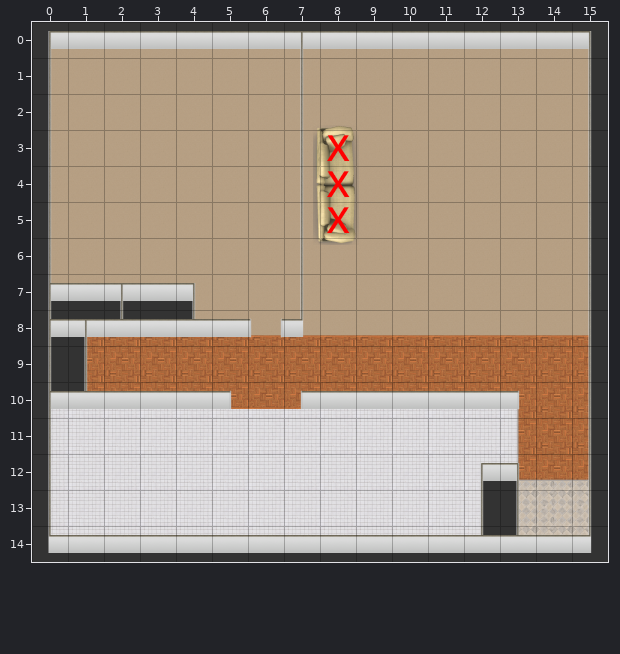
Two states of a Tiled map (JSON), ColonCase/ColonCaseGame/resources/campaigns/colon-case/levels/house-investigator.json. The picture above is the old version.
Cells are 128x128 px. Shown: x 0..15, y 0..14.
After:
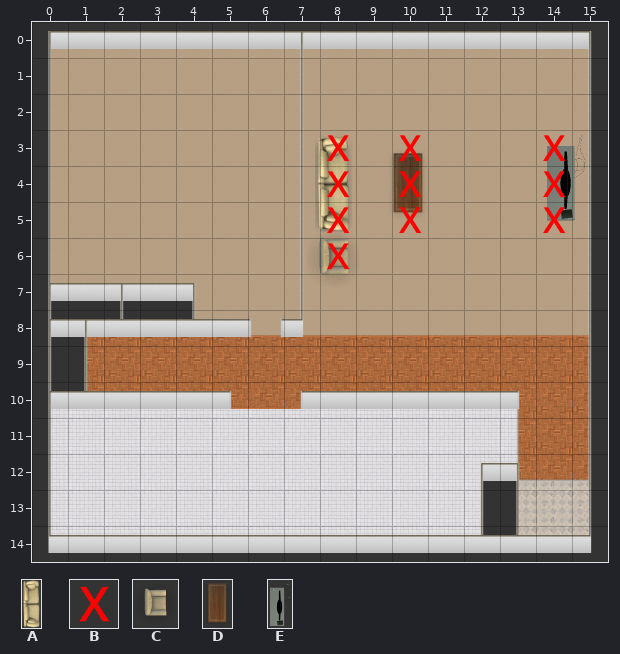
Key: from "sprite-images": A 1 "couch-threeseater-right", B 2 "hidden-wall-128", C 3 "chair-single-right", D 4 "coffe-table-oak-vertical", E 5 "tv-stand-vertical".
_ is an empty cell.
Objects are placed by their top-left corner, in cells (3,4 is the top-left corner of cell 3,4); size is 1x1 cell unless given.
The edit:
{"where": "layer \"Sprites - On Floor\""}
{"was": "A \"couch-threeseater-right\" at 7.8,2.9 size 1.3x3.3", "now": "A \"couch-threeseater-right\" at 7.9,3.2 size 1x2.7"}
{"now": "D \"coffe-table-oak-vertical\" at 9.8,3.5 size 1.2x2"}
{"now": "E \"tv-stand-vertical\" at 14.2,3 size 1.3x2.6"}
{"now": "C \"chair-single-right\" at 7.5,5.7 size 1.7x1.8"}
{"where": "layer \"Hidden Walls\""}
{"y":3,"x":10,"old":"_","new":"B"}
{"y":3,"x":14,"old":"_","new":"B"}
{"y":4,"x":10,"old":"_","new":"B"}
{"y":4,"x":14,"old":"_","new":"B"}
{"y":5,"x":10,"old":"_","new":"B"}
{"y":5,"x":14,"old":"_","new":"B"}
{"y":6,"x":8,"old":"_","new":"B"}
{"label":"changed","picture_box":[309,126,359,284]}
{"label":"added","picture_box":[391,135,425,233]}
{"label":"added","picture_box":[543,135,586,233]}
